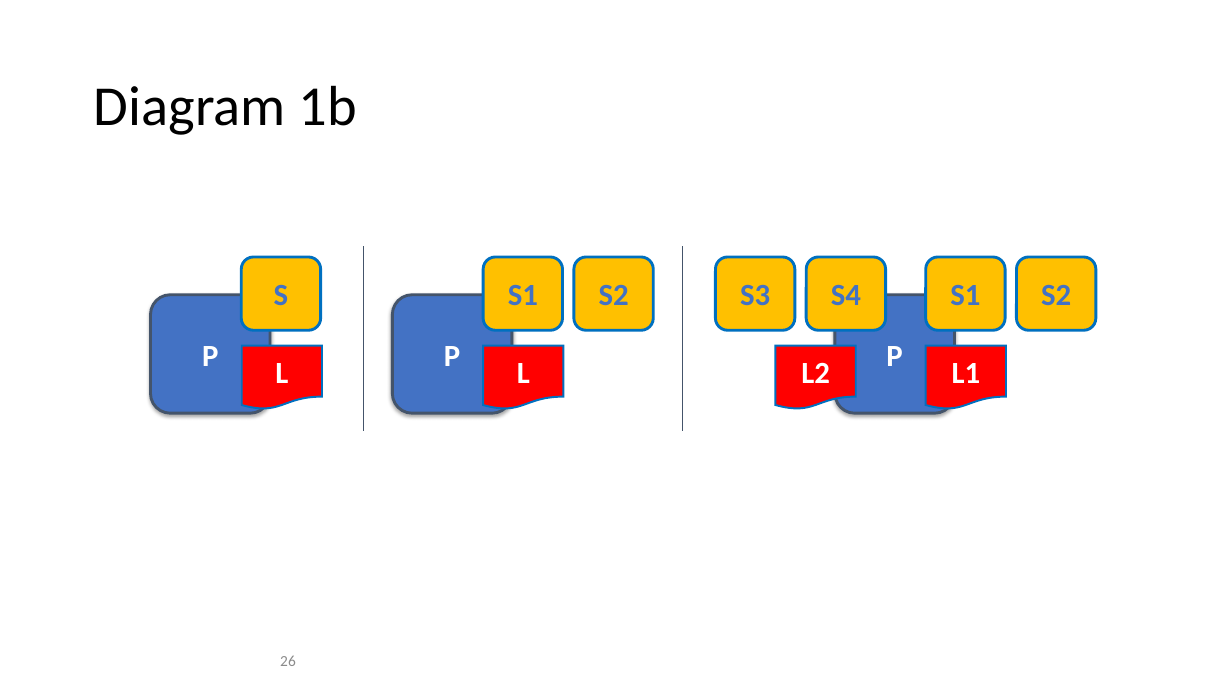
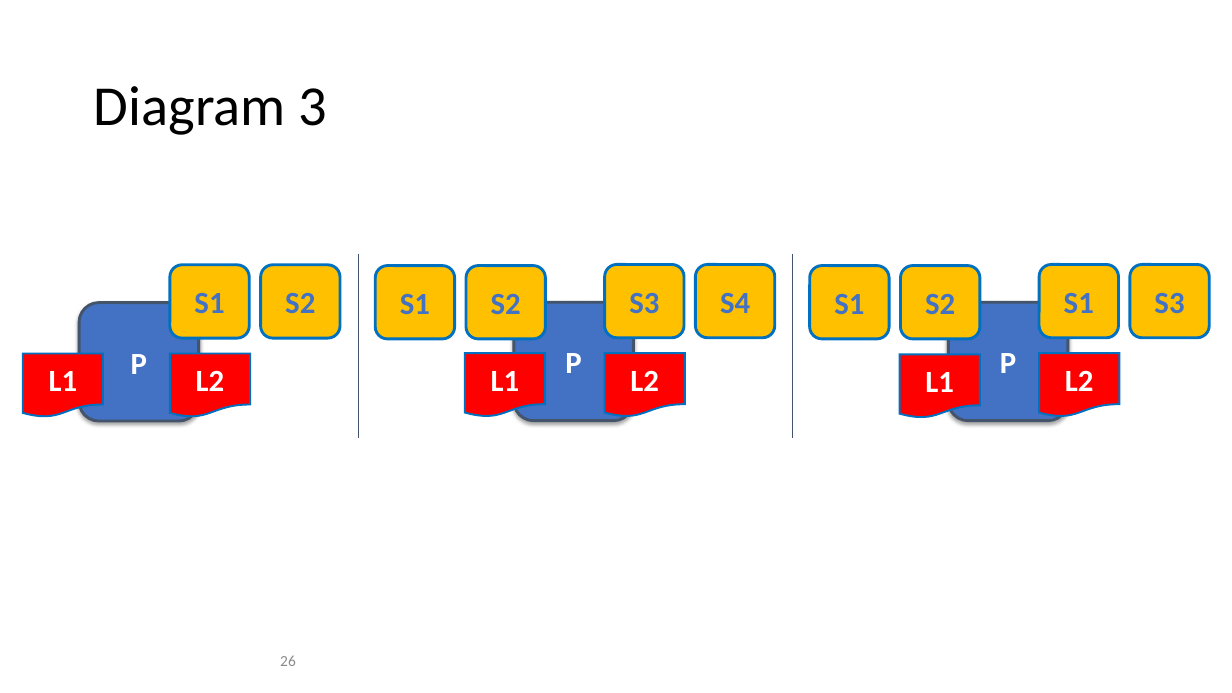
Before and after one commit to FabricTOC/FabricTOC, a slide deck: slide 26 of docs/OtherSourceMaterial/Diagrams.pptx. Drawn at 1232x693 pixels with LibreOffice and Linux fonts; fonts in the diff are those of the drawing. Boxes give left, top, right and bottom in pixels: in the first picture for what was removed or moved away, otherwise in the second. Text is boxed around its words. In the diff, an @@ line names an element or a change of style, - is before the commit and + after.

```diff
--- a/docs/OtherSourceMaterial/Diagrams.pptx
+++ b/docs/OtherSourceMaterial/Diagrams.pptx
@@ title at <box>94,86,328,135</box>: text changed @@
-Diagram 1b
+Diagram 3
@@ rounded rectangle "S1": place and size @@
-rounded rectangle "S1" at <box>483,257,563,330</box>
+rounded rectangle "S1" at <box>170,265,250,338</box>
@@ rounded rectangle removed at <box>241,257,321,330</box> @@
-S
@@ rounded rectangle "S2": place and size @@
-rounded rectangle "S2" at <box>574,257,653,330</box>
+rounded rectangle "S2" at <box>261,265,340,338</box>
@@ line moved from (682, 247) - (682, 431) to (358, 254) - (358, 438) @@
@@ rounded rectangle "S3": place and size @@
-rounded rectangle "S3" at <box>715,257,795,330</box>
+rounded rectangle "S3" at <box>604,264,684,337</box>
@@ rounded rectangle "S4": place and size @@
-rounded rectangle "S4" at <box>807,257,886,330</box>
+rounded rectangle "S4" at <box>696,264,775,337</box>
@@ line moved from (363, 247) - (363, 431) to (793, 254) - (793, 438) @@
@@ rounded rectangle "S2": place and size @@
-rounded rectangle "S2" at <box>1017,257,1096,330</box>
+rounded rectangle "S2" at <box>901,265,981,338</box>
@@ rounded rectangle "S1": place and size @@
-rounded rectangle "S1" at <box>926,257,1006,330</box>
+rounded rectangle "S1" at <box>1040,264,1119,337</box>
@@ rounded rectangle "P": place and size @@
-rounded rectangle "P" at <box>393,295,512,413</box>
+rounded rectangle "P" at <box>79,302,199,421</box>
@@ rounded rectangle "P": place and size @@
-rounded rectangle "P" at <box>836,295,955,413</box>
+rounded rectangle "P" at <box>514,302,633,421</box>
@@ rounded rectangle "P": place and size @@
-rounded rectangle "P" at <box>151,295,270,413</box>
+rounded rectangle "P" at <box>948,302,1067,421</box>
@@ group added at <box>23,264,1210,418</box>: 4 rounded rectangles, 4 flow chart documents @@
+S1
+S2
+L1
+L2
+S3
+S1
+L2
+L1
@@ flow chart document removed at <box>242,346,323,409</box> @@
-L
@@ flow chart document removed at <box>483,346,564,409</box> @@
-L
@@ flow chart document "L2": place and size @@
-flow chart document "L2" at <box>775,346,856,409</box>
+flow chart document "L2" at <box>604,353,685,417</box>
@@ flow chart document "L1": place and size @@
-flow chart document "L1" at <box>926,346,1006,409</box>
+flow chart document "L1" at <box>900,354,981,418</box>
```
Also in this commit, not shown: 4 other slides changed, 6 other files.
